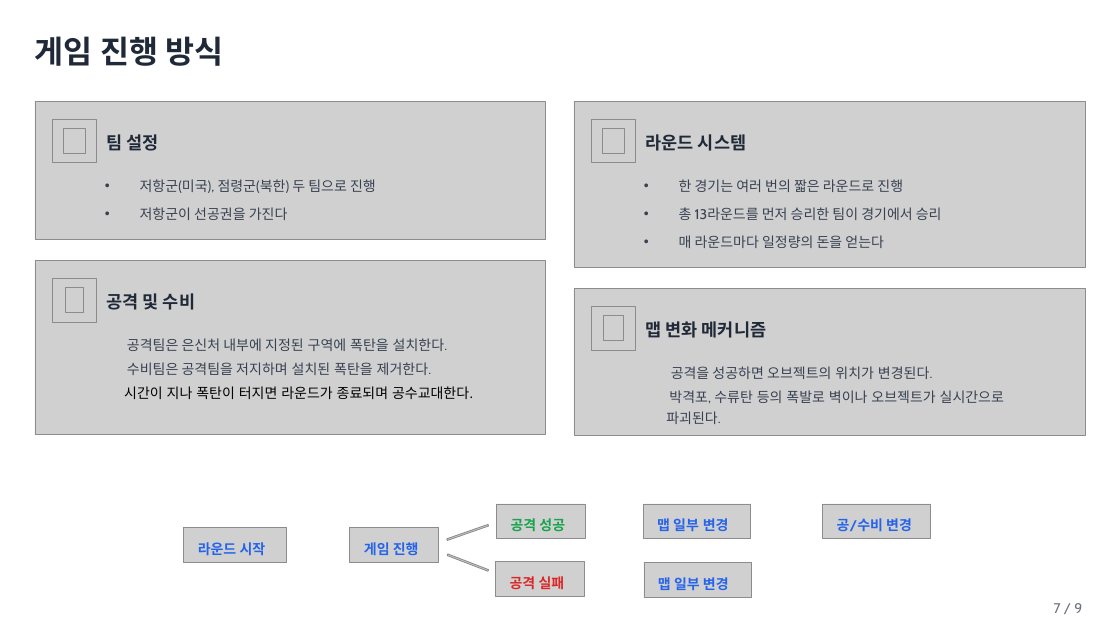
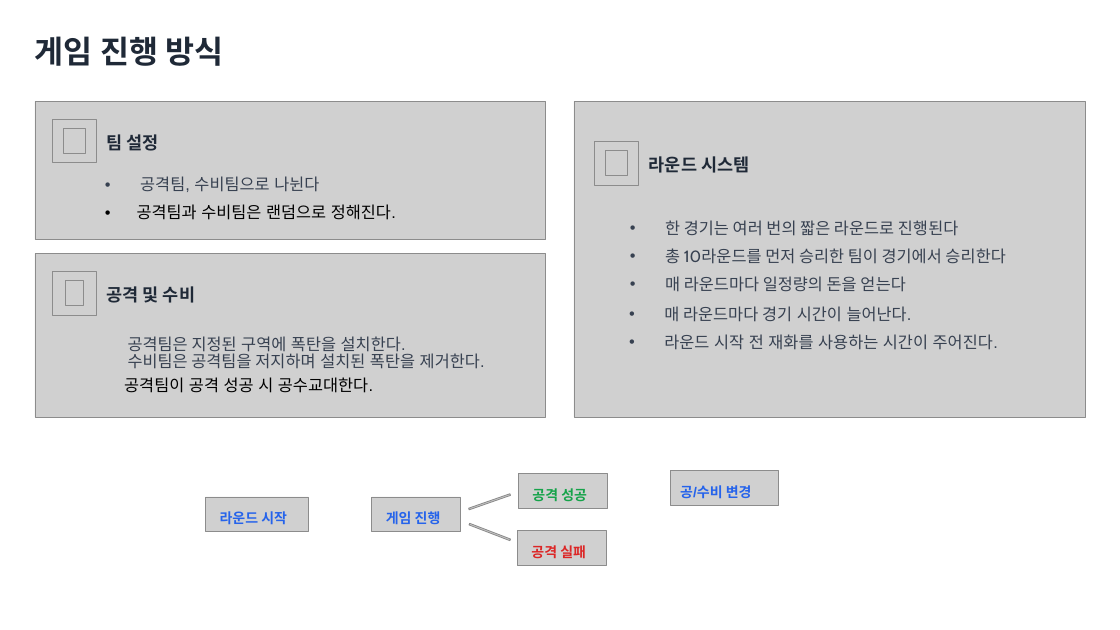
Before and after one commit to yunseo0129/2025_CapstoneGame, a slide deck: slide 8 of Design/종합설계기획.pptx (slide 6 before the commit). Drawn at 1120x630 pixels with LibreOffice and Linux fonts; fonts in the diff are those of the drawing; grey boxes stand for pictures; background and template pictures are left out. Boxes give left, top, right and bottom in pixels: in the first picture for what was removed or moved away, otherwise in the second. Text is boxed around its words. In the diff, an @@ line names an element or a change of style, - is before the commit and + after.

Commit message:
PPT 8페이지까지 수정

```diff
--- a/Design/종합설계기획.pptx
+++ b/Design/종합설계기획.pptx
@@ picture: place and size @@
-picture at (574, 102, 1085, 268)
+picture at (574, 102, 1085, 418)
@@ text at (140, 176, 319, 192): text changed; size 12 to 14 pt; font Cabin to Arial @@
-• 저항군(미국), 점령군(북한) 두 팀으로 진행
+• 공격팀, 수비팀으로 나뉜다
@@ 2 pictures, 1 text: place and size @@
-2 pictures, 1 text at (592, 119, 746, 163)
+2 pictures, 1 text at (595, 141, 749, 185)
@@ text at (137, 204, 396, 220): text changed; size 12 to 14 pt; font Cabin to Arial; text colour #374151 to #000000 @@
-• 저항군이 선공권을 가진다
+• 공격팀과 수비팀은 랜덤으로 정해진다.
@@ text at (665, 220, 958, 236): text changed; size 12 to 14 pt; font Cabin to Arial @@
-• 한 경기는 여러 번의 짧은 라운드로 진행
+• 한 경기는 여러 번의 짧은 라운드로 진행된다
@@ picture: place and size @@
-picture at (35, 260, 546, 434)
+picture at (35, 254, 546, 417)
@@ text at (665, 248, 1006, 264): text changed; size 12 to 14 pt @@
-• 총 13라운드를 먼저 승리한 팀이 경기에서 승리
+• 총 10라운드를 먼저 승리한 팀이 경기에서 승리한다
@@ 2 pictures, 1 text: place and size @@
-2 pictures, 1 text at (52, 278, 195, 322)
+2 pictures, 1 text at (52, 271, 195, 315)
@@ picture removed at (574, 289, 1085, 436) @@
@@ text "매 라운드마다 일정량의 돈을 얻는다" at (665, 276, 905, 292): size 12 to 14 pt, font Cabin to Arial @@
@@ text "매 라운드마다 일정량의 돈을 얻는다": place and size @@
-text "매 라운드마다 일정량의 돈을 얻는다" at (679, 235, 884, 248)
+text "매 라운드마다 일정량의 돈을 얻는다" at (665, 276, 905, 292)
@@ picture removed at (592, 307, 635, 350) @@
@@ picture removed at (603, 316, 623, 340) @@
@@ text removed at (646, 321, 766, 338) @@
-맵 변화 메커니즘
@@ text added at (664, 306, 912, 322), 14 pt, text #374151 @@
+• 매 라운드마다 경기 시간이 늘어난다.
@@ text "수비팀은 공격팀을 저지하며 설치된 폭탄을 ..." at (128, 350, 485, 369): size 12 to 14 pt, font Cabin to Arial @@
@@ text at (128, 336, 406, 355): text changed; size 12 to 14 pt; font Cabin to Arial @@
-공격팀은 은신처 내부에 지정된 구역에 폭탄을 설치한다.
+공격팀은 지정된 구역에 폭탄을 설치한다.
@@ text added at (664, 334, 998, 350), 14 pt, text #374151 @@
+• 라운드 시작 전 재화를 사용하는 시간이 주어진다.
@@ text at (124, 377, 373, 393): text changed; size 12 to 14 pt; font Calibri to Arial @@
-시간이 지나 폭탄이 터지면 라운드가 종료되며 공수교대한다.
+공격팀이 공격 성공 시 공수교대한다.
@@ text removed at (671, 366, 933, 379) @@
-공격을 성공하면 오브젝트의 위치가 변경된다.
@@ text removed at (666, 390, 1004, 424) @@
-박격포, 수류탄 등의 폭발로 벽이나 오브젝트가 실시간으로 파괴된다.
@@ picture: place and size @@
-picture at (823, 504, 931, 539)
+picture at (670, 471, 779, 506)
@@ font Cabin to Arial in 7 elements at (107, 286, 195, 303), (649, 156, 749, 173), (532, 488, 587, 502), (220, 511, 287, 525), (386, 511, 441, 524), (531, 545, 586, 558), (680, 485, 752, 499) @@
@@ text "공/수비 변경": place and size @@
-text "공/수비 변경" at (837, 518, 912, 532)
+text "공/수비 변경" at (680, 485, 752, 499)
@@ picture removed at (644, 504, 751, 539) @@
@@ 6 pictures, 4 texts: place and size @@
-6 pictures, 4 texts at (184, 504, 586, 597)
+6 pictures, 4 texts at (206, 474, 607, 566)
@@ text removed at (657, 518, 729, 531) @@
-맵 일부 변경
@@ picture removed at (644, 563, 752, 598) @@
@@ text removed at (658, 577, 729, 590) @@
-맵 일부 변경
@@ text removed at (1054, 603, 1082, 613) @@
-7 / 9
```
Also in this commit, not shown: 9 other slides changed, 5 slides added, 3 slides removed, 1 other file.
